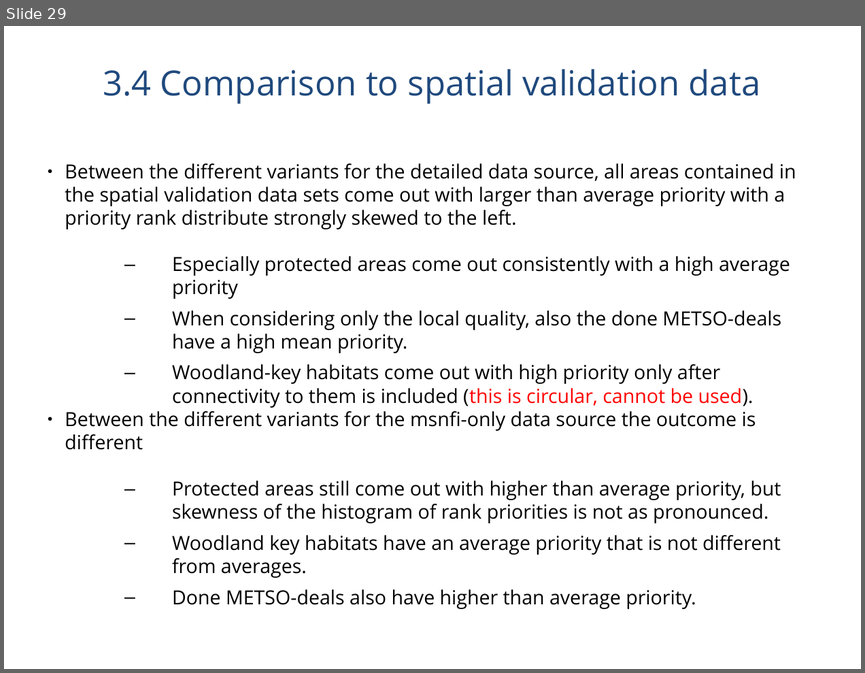
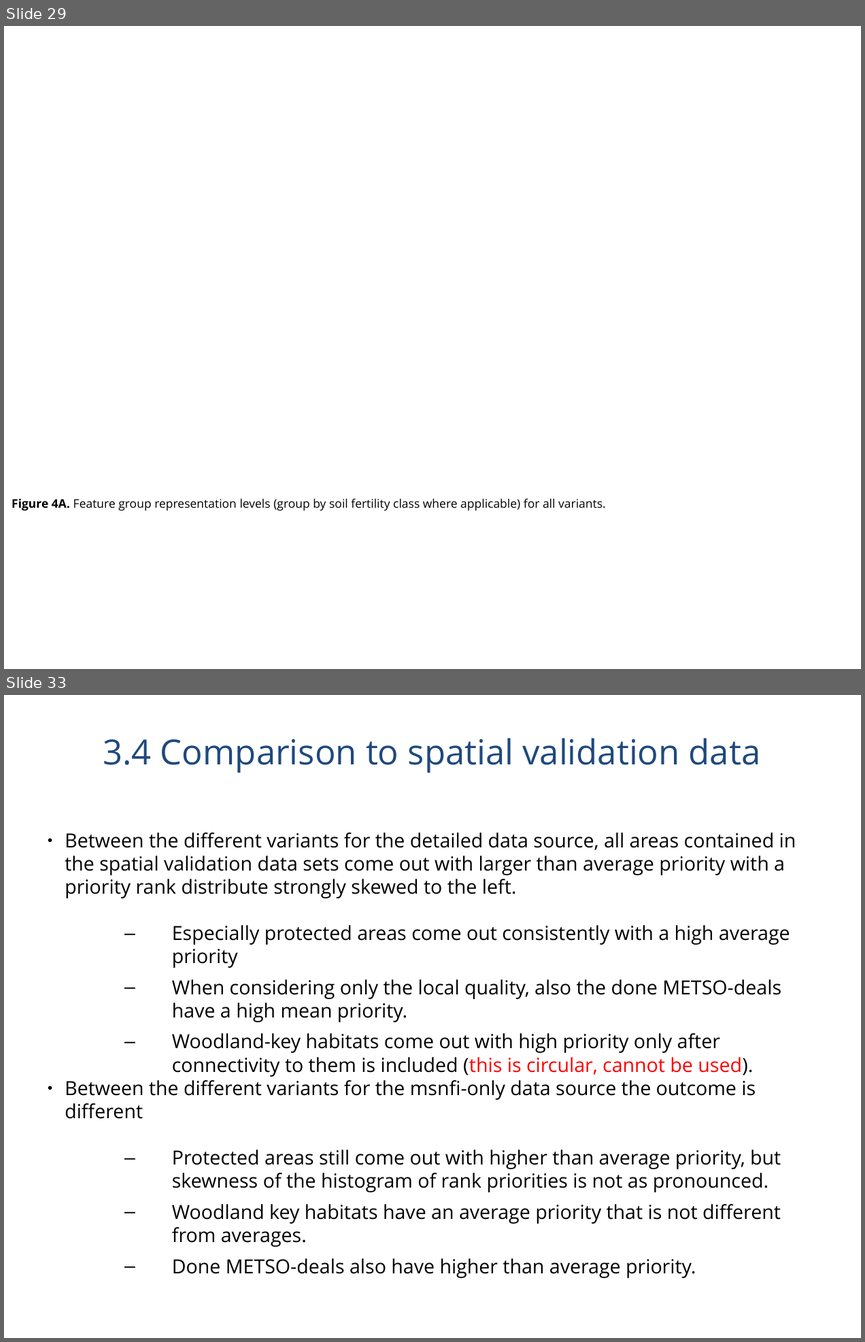
Before and after one commit to jlehtoma/validityms, a slide deck: reports/validity_ms_outline.ppt. Shown one above the other, each under a label of ours: slide 29 before the commit, slides 29 and 33 after it; the slides between them are not shown. The pictures are 865x673 and 865x1342 pixels, drawn with LibreOffice and Linux fonts; fonts in the diff are those of the drawing. Boxes give left, top, right and bottom in pixels: in the first picture for what was removed or moved away, otherwise in the second. Text is boxed around its words. In the diff, an @@ line names an element or a change of style, - is before the commit and + after.

```diff
--- a/reports/validity_ms_outline.ppt
+++ b/reports/validity_ms_outline.ppt
@@ slide 29 added at bbox=[4, 26, 861, 669], background #FFFFFF @@
@@ text added at bbox=[11, 498, 606, 511], 11 pt, text #000000 @@
+Figure 4A. Feature group representation levels (group by soil fertility class where applicable) for all variants.
@@ what was slide 29 is now slide 33 @@
```
Also in this commit, not shown: 9 slides changed, 9 other slides added, 7 slides removed, 1 other file.
